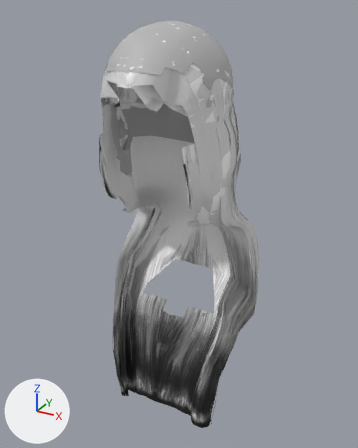
A saved change to the glTF model avatar_studio/web/hair/long01.glb.
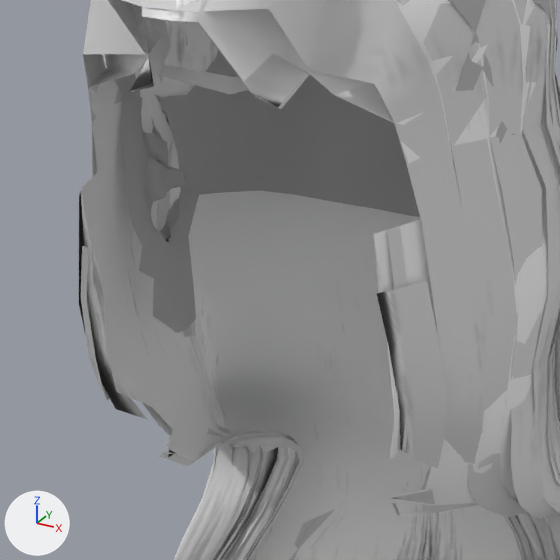
Old and new are each drawn whole from a 50 mm lens placed at (0.306, -0.524, 1.717), pointed at (0.007, 0.021, 1.444) and again close up on the part from 22% to 65% of the width and 18% to 53% of the height. Every picture has the same lights, and +X, +Y and +Z are marked at lower left. The first two pictures are the older version. Vertices at exactly the same position are counted once.

The older version as bpy lines, for what is in view:
```python
me_mesh_0 = bpy.data.meshes.new('Mesh_0')
me_mesh_0.from_pydata(...)  # 4085 vertices, 5646 faces; spans x -0.116..0.116, y -0.086..0.098, z 1.145..1.701
me_mesh_0.materials.append(mat_long01)  # picture img_image_0
ob_long01 = bpy.data.objects.new('long01', me_mesh_0)
ob_long01.location = (0.0, 0.0, 0.0)
```
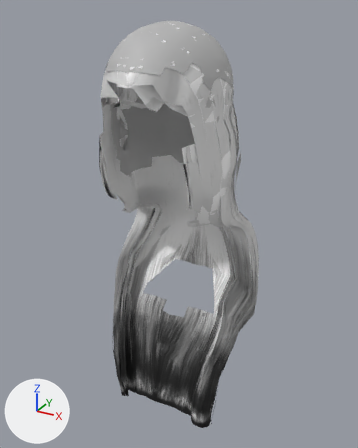
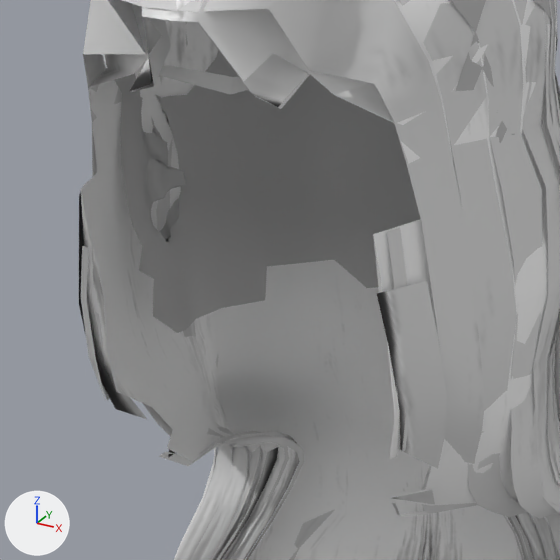
Location of each change, (x1, y1, x2, y2) in pixels of the close-ups (560 x 560 px):
part 1 of me_mesh_0, added: after (188, 191, 420, 319)

What changed in the scene script:
```text
Change me_mesh_0:
    used by ob_long01; location = (0.0, 0.0, 0.0)
    remove me_mesh_0.from_pydata(...)  # 4085 vertices, 5646 faces; spans x -0.116..0.116, y -0.086..0.098, z 1.145..1.701
    add me_mesh_0.from_pydata(...)  # 4112 vertices, 5704 faces; spans x -0.116..0.116, y -0.086..0.098, z 1.145..1.701
    me_mesh_0 part 1
    27 vertices are added at x -0.056..0.05, y -0.017..0.067, z 1.515..1.544
    58 new faces join them
```
